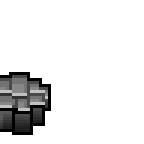
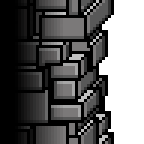
The second 144px x 144px image is a revision of the first. Changes to its layers:
hid group "floor-ceiling-end" (3 layers) over [0, 69, 114, 144]
added layer "Eingefügte Ebene" above "Ebene #17" over [0, 0, 63, 144]
added layer "Ebene #17" above "floor" over [0, 0, 114, 144]
